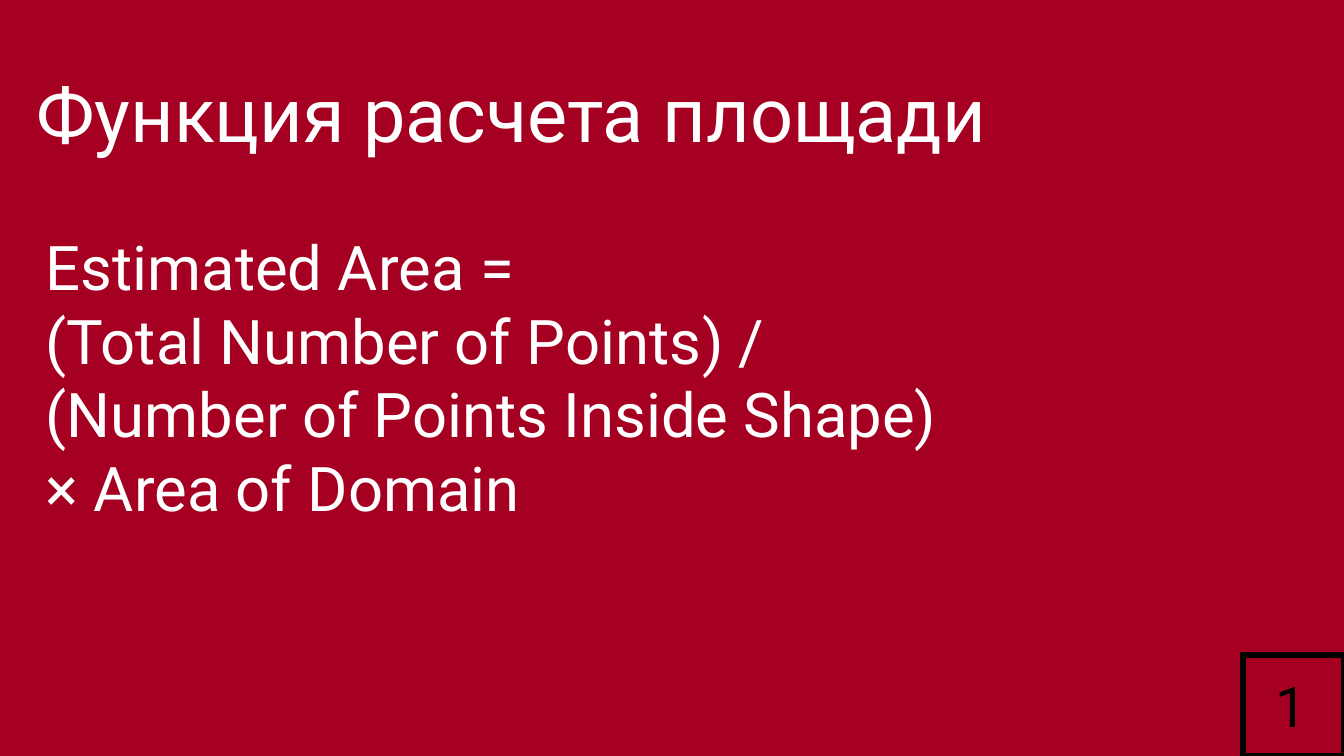
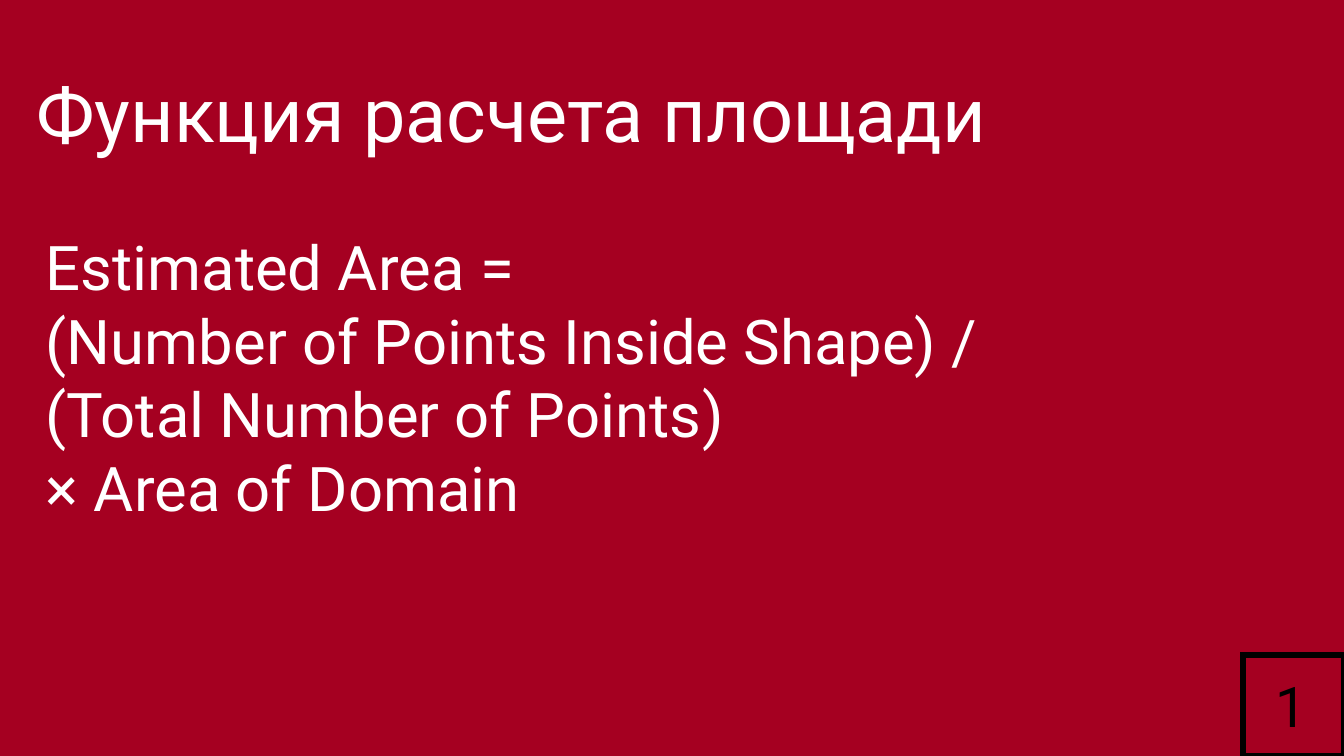
Before and after one commit to buljad/Computer-modelling, a slide deck: slide 11 of presentation.pptx. Drawn at 1344x756 pixels with LibreOffice and Linux fonts; fonts in the diff are those of the drawing. Boxes give left, top, right and bottom in pixels: in the first picture for what was removed or moved away, otherwise in the second. Text is boxed around its words. In the diff, an @@ line names an element or a change of style, - is before the commit and + after.

```diff
--- a/presentation.pptx
+++ b/presentation.pptx
@@ text at [46,315,937,451]: text changed @@
-(Total Number of Points) / (Number of Points Inside Shape)
+(Number of Points Inside Shape) /
+(Total Number of Points)
```
Also in this commit, not shown: 5 other slides changed, 2 other files.
